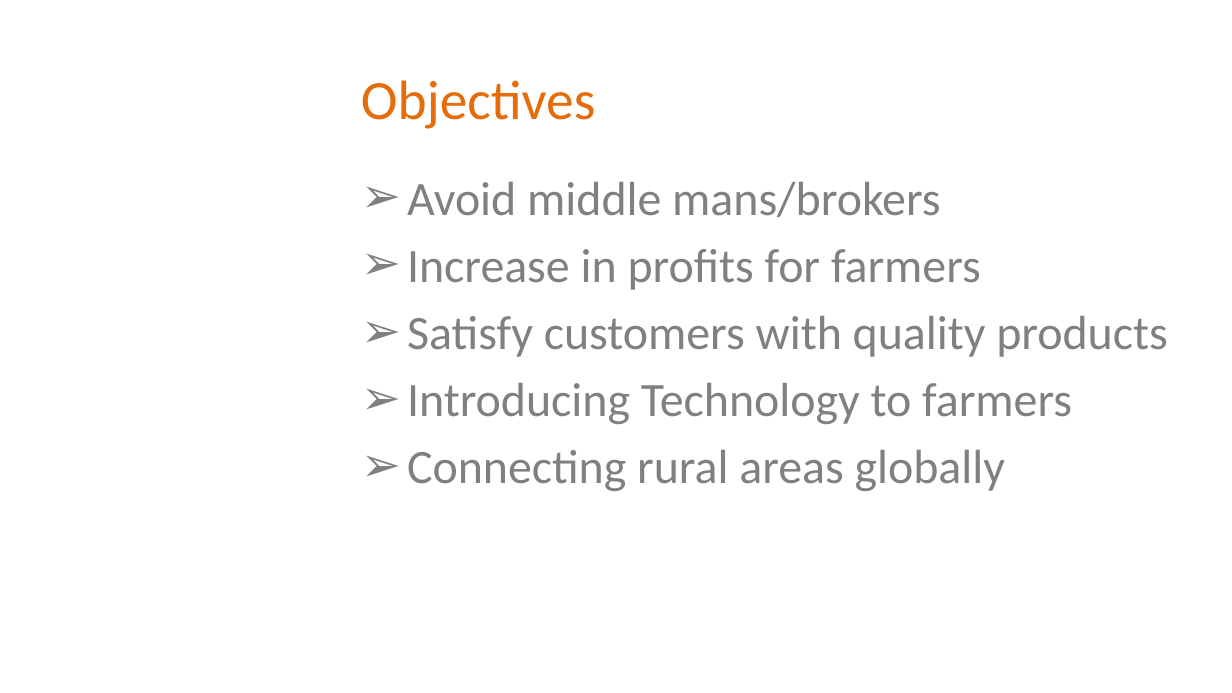
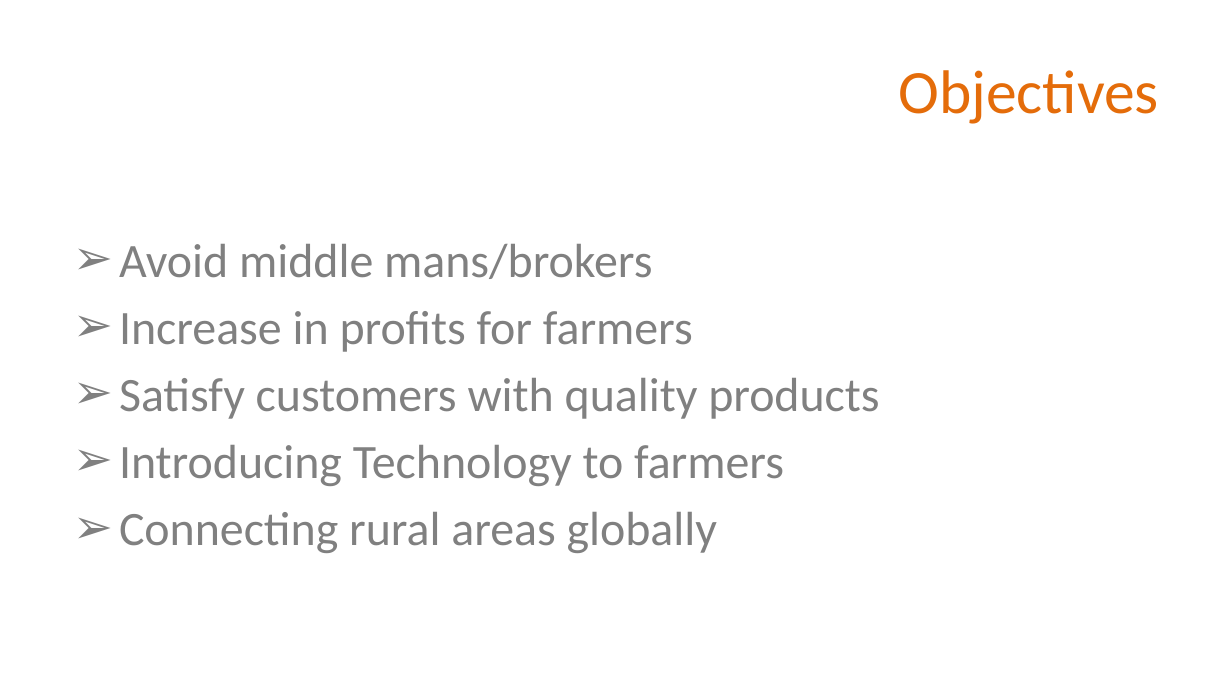
Before and after one commit to vamsi-03/project, a slide deck: slide 4 of project review 1.pptx. Drawn at 1232x693 pixels with LibreOffice and Linux fonts; fonts in the diff are those of the drawing; background and template pictures are left out. Boxes give left, top, right and bottom in pixels: in the first picture for what was removed or moved away, otherwise in the second. Text is boxed around its words. In the diff, an @@ line names an element or a change of style, - is before the commit and + after.

```diff
--- a/project review 1.pptx
+++ b/project review 1.pptx
@@ title "Objectives": place and size @@
-title "Objectives" at [361, 80, 596, 129]
+title "Objectives" at [898, 70, 1159, 124]
@@ title "Objectives" at [898, 70, 1159, 124]: size 32.4 to 36 pt; alignment left to right @@
@@ text "Avoid middle mans/brokers": place and size @@
-text "Avoid middle mans/brokers" at [407, 182, 1167, 491]
+text "Avoid middle mans/brokers" at [119, 244, 879, 553]
```
Also in this commit, not shown: 3 slides added, 1 slide removed.
